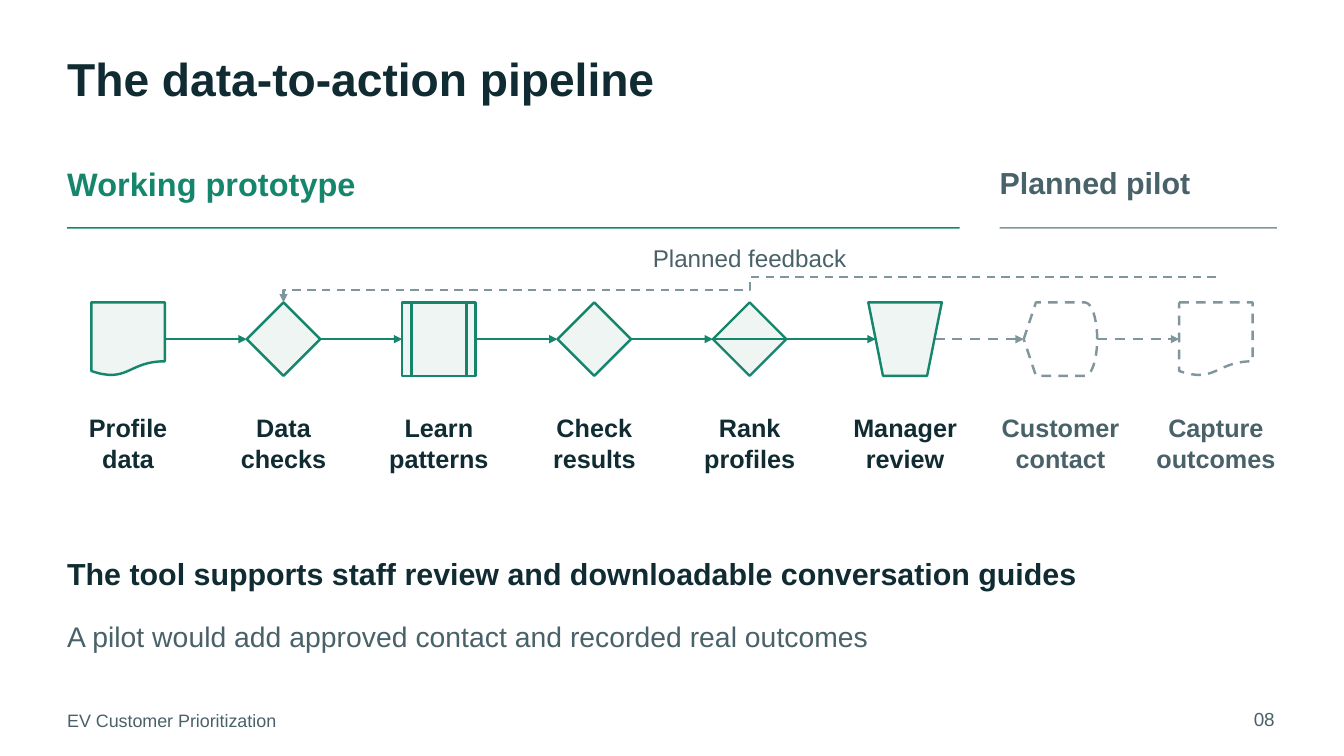
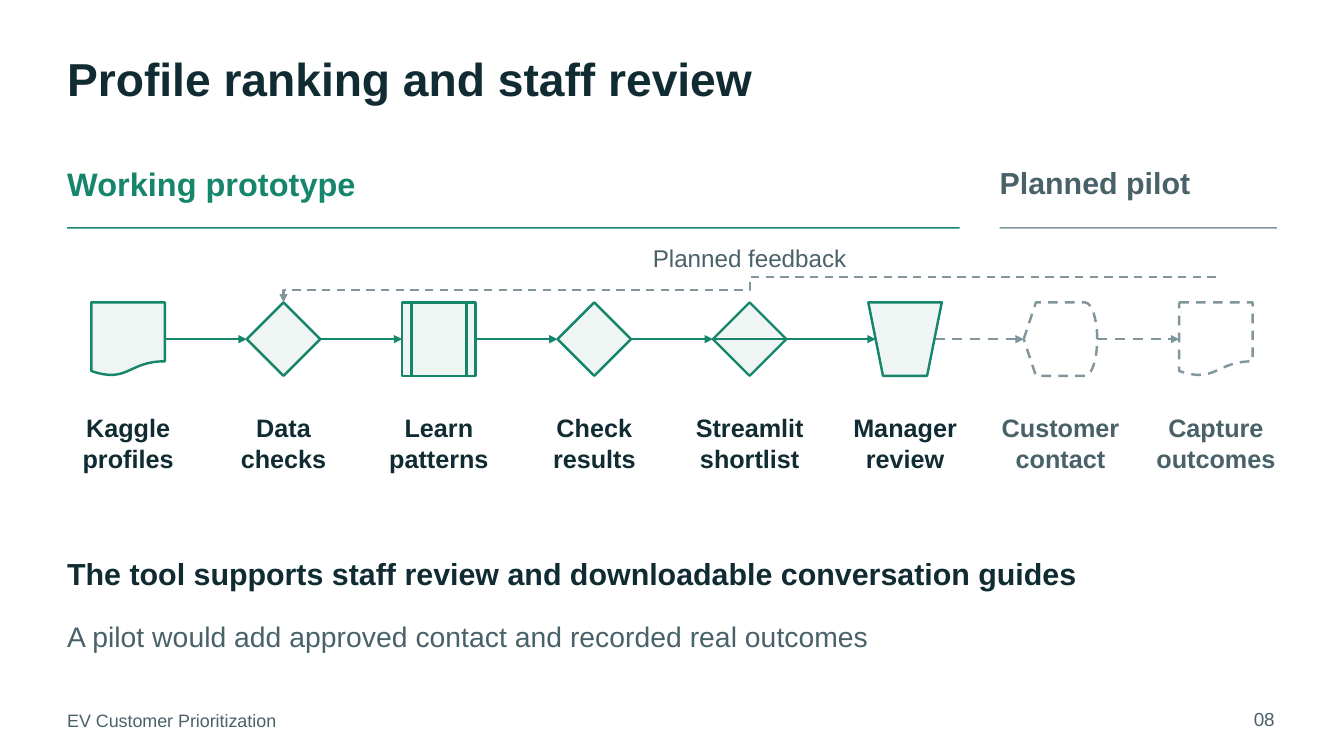
Before and after one commit to Nuquynhchaunguyen/ev-customer-prioritization, a slide deck: slide 8 of docs/P2/EV_Customer_Prioritization_Stakeholder_Presentation.pptx. Drawn at 1344x756 pixels with LibreOffice and Linux fonts; fonts in the diff are those of the drawing. Boxes give left, top, right and bottom in pixels: in the first picture for what was removed or moved away, otherwise in the second. Text is boxed around its words. In the diff, an @@ line names an element or a change of style, - is before the commit and + after.

```diff
--- a/docs/P2/EV_Customer_Prioritization_Stakeholder_Presentation.pptx
+++ b/docs/P2/EV_Customer_Prioritization_Stakeholder_Presentation.pptx
@@ text at box(67, 62, 752, 106): text changed @@
-The data-to-action pipeline
+Profile ranking and staff review
@@ text at box(83, 418, 174, 473): text changed @@
-Profile
-data
+Kaggle
+profiles
@@ text at box(696, 418, 804, 469): text changed @@
-Rank
-profiles
+Streamlit
+shortlist
```
Also in this commit, not shown: 6 other slides changed, 3 other files.
